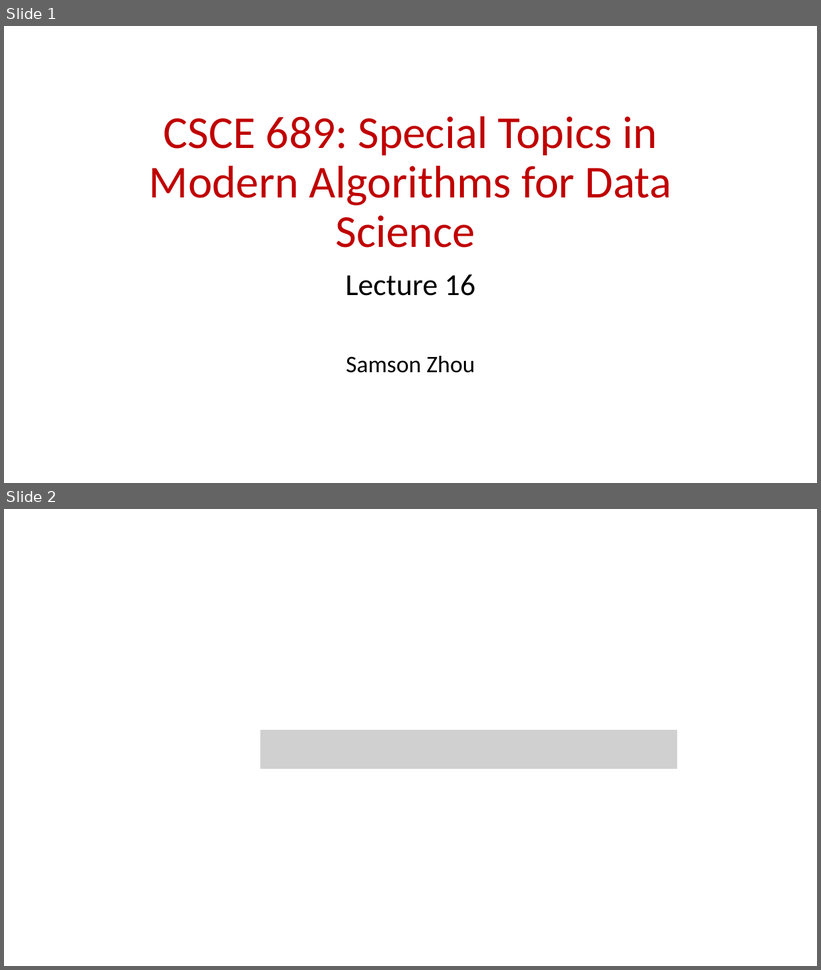
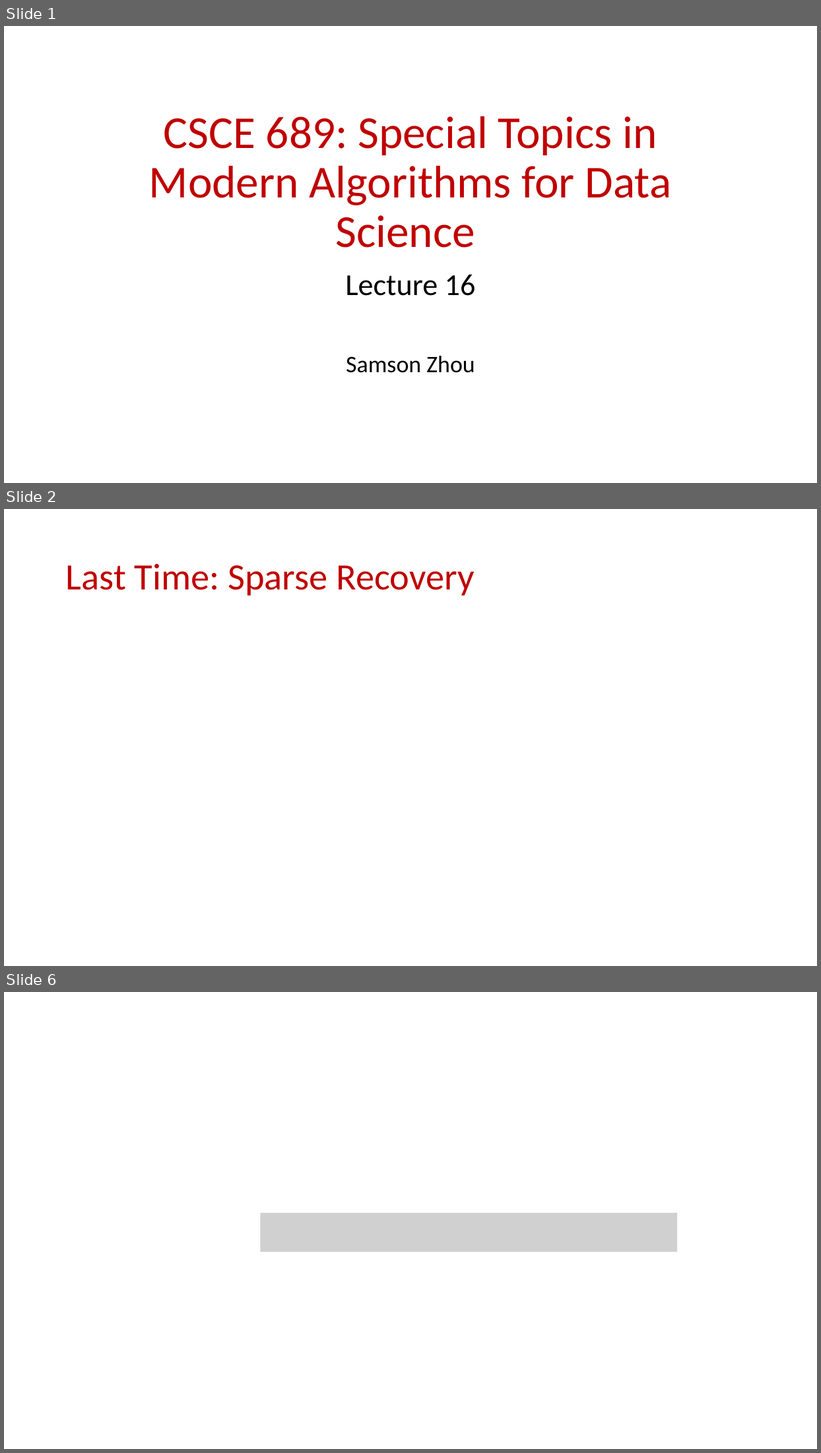
Before and after one commit to samsonzhou/samsonzhou.github.io, a slide deck: CSCE689-23/L16.pptx. Shown one above the other, each under a label of ours: slides 1 and 2 before the commit, slides 1, 2 and 6 after it; the slides between them are not shown. The pictures are 821x970 and 821x1453 pixels, drawn with LibreOffice and Linux fonts; fonts in the diff are those of the drawing; grey boxes stand for pictures. Boxes give left, top, right and bottom in pixels: in the first picture for what was removed or moved away, otherwise in the second. Text is boxed around its words. In the diff, an @@ line names an element or a change of style, - is before the commit and + after.

```diff
--- a/CSCE689-23/L16.pptx
+++ b/CSCE689-23/L16.pptx
@@ slide 2 added at [4, 509, 817, 966], background #FFFFFF @@
@@ title added at [66, 564, 474, 595], 44 pt, text #C00000 @@
+Last Time: Sparse Recovery
@@ what was slide 2 is now slide 6 @@
```
Also in this commit, not shown: 28 other slides added.
